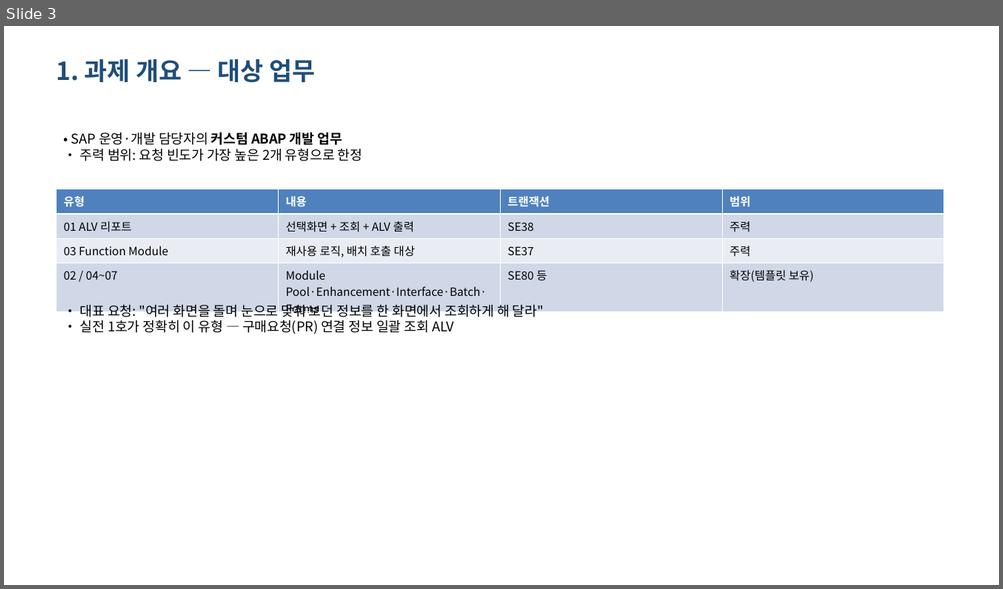
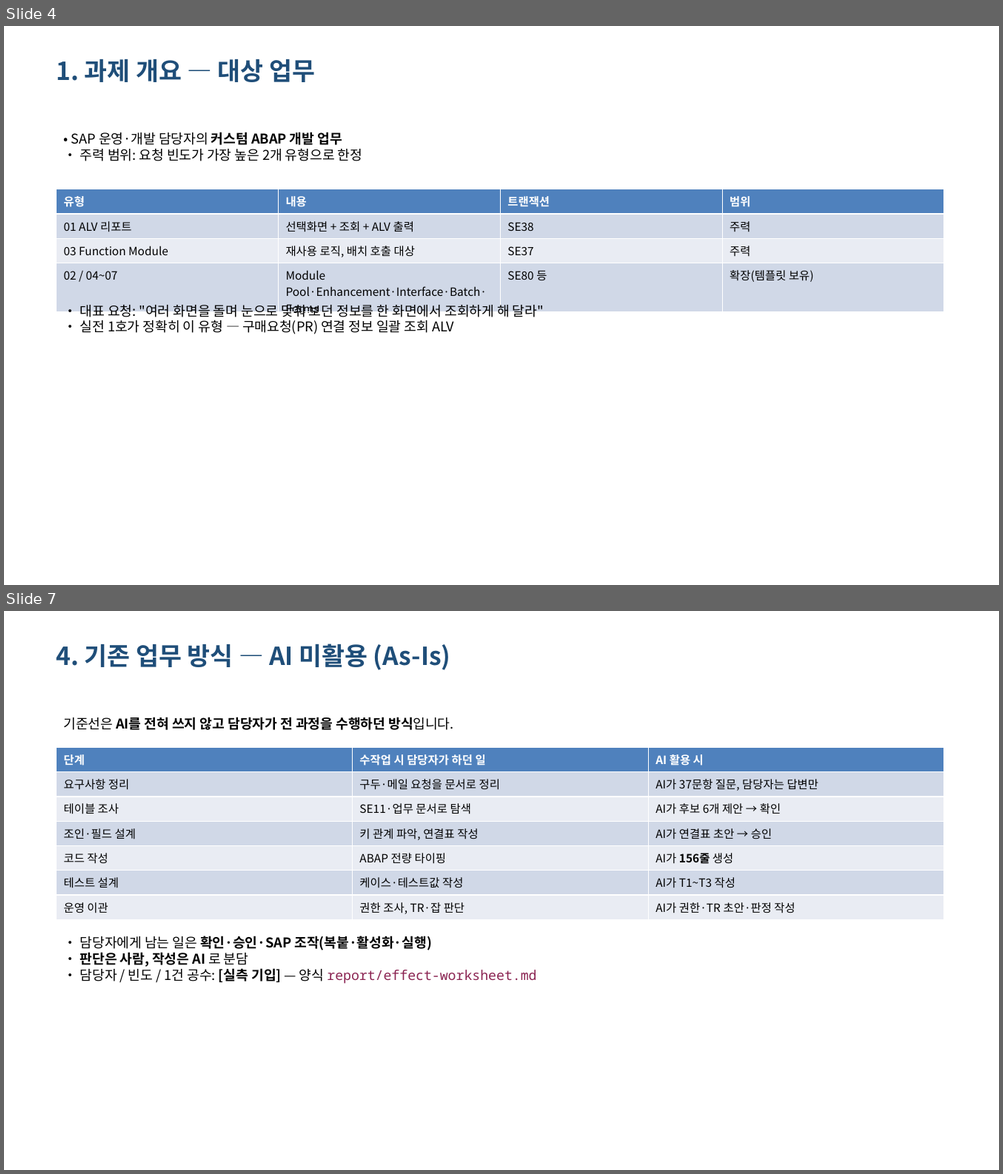
Before and after one commit to hyosungitx00/AI, a slide deck: report/dist/ai-abap-result-deck.pptx. Shown one above the other, each under a label of ours: slide 3 before the commit, slides 4 and 7 after it; the slides between them are not shown. The pictures are 1003x589 and 1003x1174 pixels, drawn with LibreOffice and Linux fonts; fonts in the diff are those of the drawing. Boxes give left, top, right and bottom in pixels: in the first picture for what was removed or moved away, otherwise in the second. Text is boxed around its words. In the diff, an @@ line names an element or a change of style, - is before the commit and + after.

```diff
--- a/report/dist/ai-abap-result-deck.pptx
+++ b/report/dist/ai-abap-result-deck.pptx
@@ slide 7 added at [4,611,999,1170], background #FFFFFF @@
@@ text added at [56,644,451,670], 24 pt, text #1F4E79, bold @@
+4. 기존 업무 방식 — AI 미활용 (As-Is)
@@ text added at [63,717,453,730], 13 pt, text #000000, bold @@
+기준선은 AI를 전혀 쓰지 않고 담당자가 전 과정을 수행하던 방식입니다.
@@ table added at [57,748,945,920], 7 rows, 3 columns @@
+단계 | 수작업 시 담당자가 하던 일 | AI 활용 시
+요구사항 정리 | 구두·메일 요청을 문서로 정리 | AI가 37문항 질문, 담당자는 답변만
+테이블 조사 | SE11·업무 문서로 탐색 | AI가 후보 6개 제안 → 확인
+조인·필드 설계 | 키 관계 파악, 연결표 작성 | AI가 연결표 초안 → 승인
+코드 작성 | ABAP 전량 타이핑 | AI가 156줄 생성
+테스트 설계 | 케이스·테스트값 작성 | AI가 T1~T3 작성
+운영 이관 | 권한 조사, TR·잡 판단 | AI가 권한·TR 초안·판정 작성
@@ text added at [80,936,536,984], 13 pt, text #000000 @@
+• 담당자에게 남는 일은 확인·승인·SAP 조작(복붙·활성화·실행)
+• 판단은 사람, 작성은 AI 로 분담
+• 담당자 / 빈도 / 1건 공수: [실측 기입] — 양식 report/effect-worksheet.md
@@ what was slide 3 is now slide 4 @@
```
Also in this commit, not shown: 13 slides changed, 6 other slides added, 3 slides removed, 2 other files.
